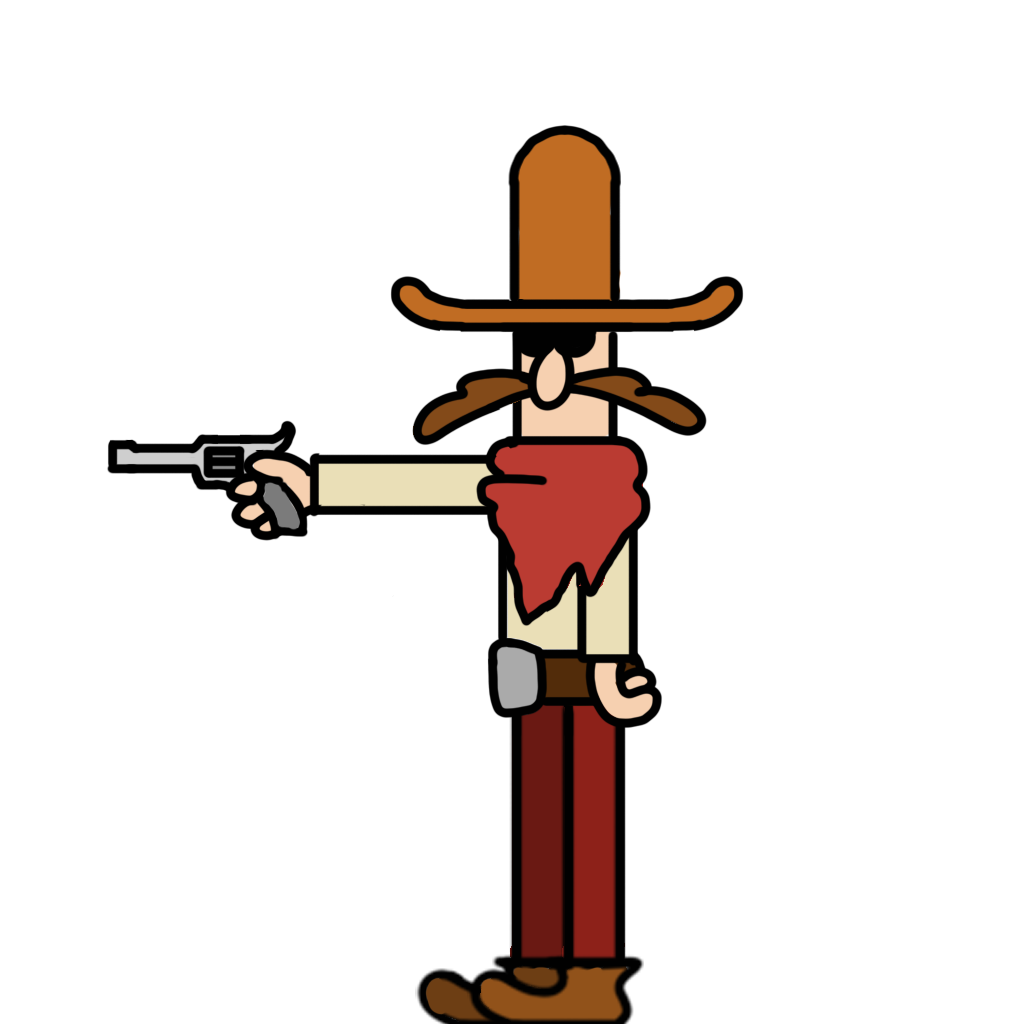
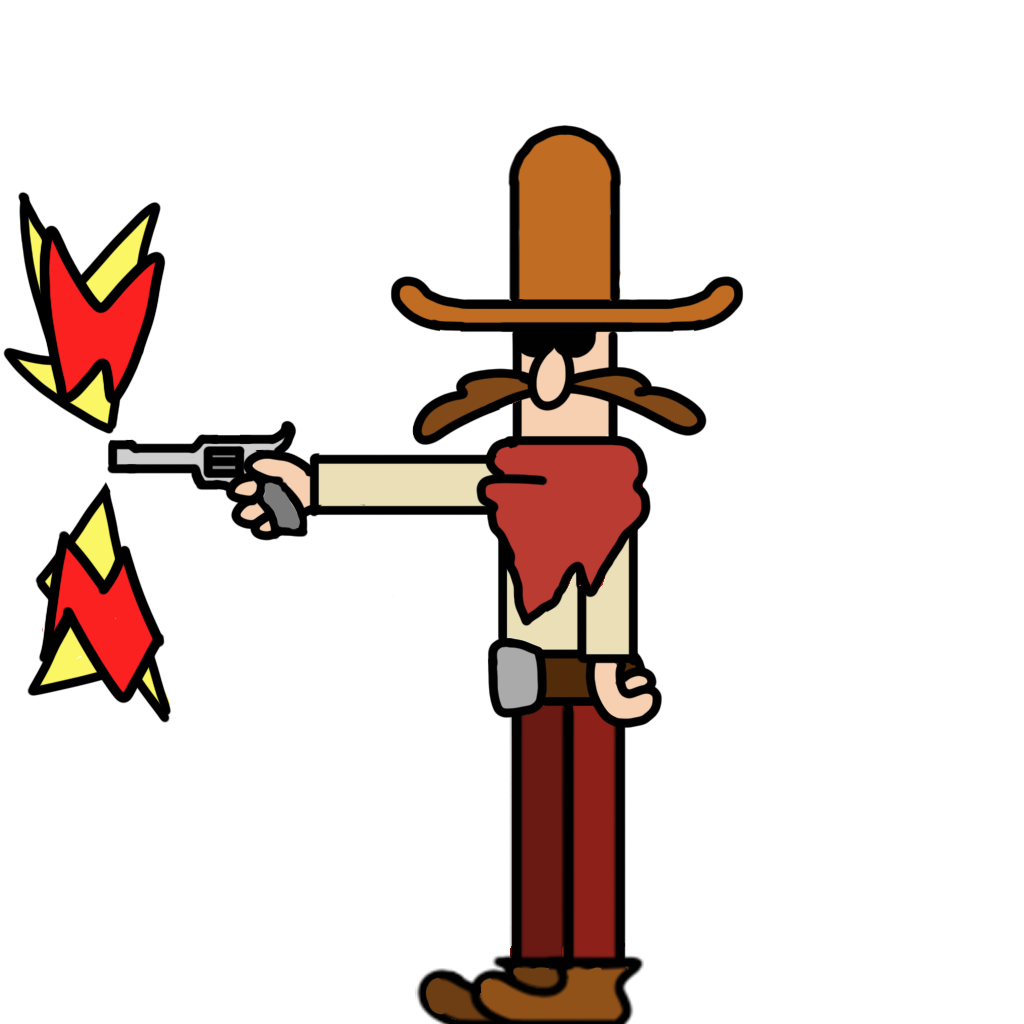
Revision of a layered (1024, 1024) image; what changed, layer by layer:
added layer "fx tir 2" in group "1.2" over [38, 225, 166, 704]
added layer "fx tir 1" in group "1.2" over [3, 191, 172, 723]
